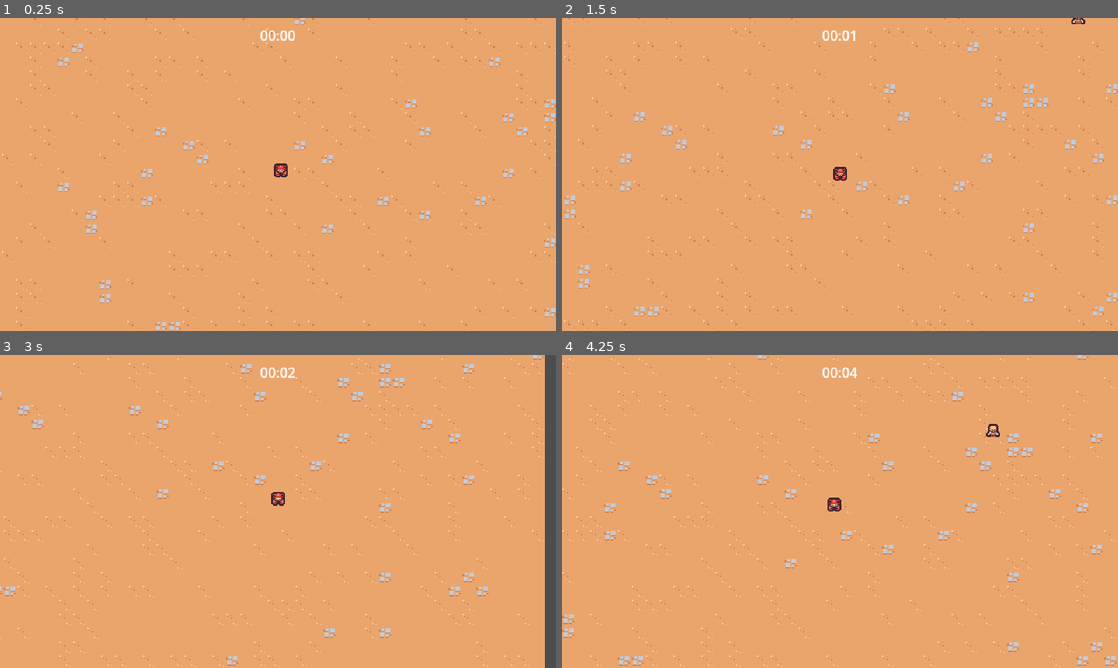
Above: before the commit, frames 1-4 (two rows, left to right).
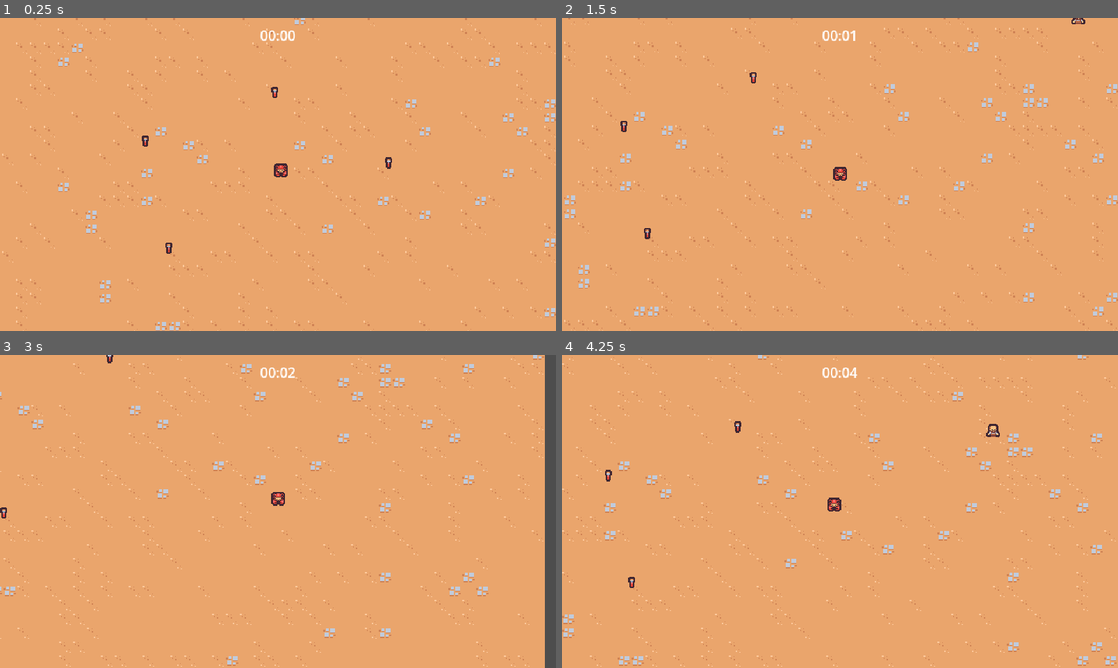
Above: after the commit, the same moments.

Repository: Dommss/2DSurvivorsCourse
Game: Godot game, scene res://scenes/main/main.tscn
Two runs of this game, one before a commit and one after it. Both use one fixed random seed, a clock stepped at 60 frames per second and the inputs below.
Inputs:
- Up to frame 1 (0.25 s): no input
- Up to frame 2 (1.5 s): hold D (move_right) 0.53-1.28 s; hold S (move_down) from 1.28 s (still down)
- Up to frame 3 (3 s): release S (move_down) at 2.03 s; hold D (move_right) 2.03-2.78 s; hold W (move_up) from 2.78 s (still down)
- Up to frame 4 (4.25 s): release W (move_up) at 3.53 s; hold A (move_left) from 3.53 s (still down)

The runs differ from the first frame. In frame 1, 0.1% of the frame differs, in the area x 25-71%, y 22-76%; in frame 2, 0.1%; in frame 3, less than 0.1%; in frame 4, 0.1%.

Commit message:
created an experience scene and rearranged files

Diff:
--- a/project.godot
+++ b/project.godot
@@ -64,6 +64,7 @@
 2d_physics/layer_2="Player"
 2d_physics/layer_3="Enemy"
 2d_physics/layer_4="EnemyCollision"
+2d_physics/layer_5="PlayerPickup"
 
 [rendering]
 
--- a/scenes/basic_enemy/basic_enemy.tscn
+++ b/scenes/game_object/basic_enemy/basic_enemy.tscn
@@ -1,7 +1,7 @@
 [gd_scene load_steps=5 format=3 uid="uid://bxrctd0t8c87u"]
 
-[ext_resource type="Script" path="res://scenes/basic_enemy/basic_enemy.gd" id="1_4ohv3"]
-[ext_resource type="Texture2D" uid="uid://c0ncfcv3wbgi7" path="res://scenes/basic_enemy/basic_enemy.png" id="2_7dm06"]
+[ext_resource type="Script" path="res://scenes/game_object/basic_enemy/basic_enemy.gd" id="1_4ohv3"]
+[ext_resource type="Texture2D" uid="uid://c0ncfcv3wbgi7" path="res://scenes/game_object/basic_enemy/basic_enemy.png" id="2_7dm06"]
 
 [sub_resource type="CircleShape2D" id="CircleShape2D_6oxqh"]
 
--- /dev/null
+++ b/scenes/game_object/crab_juice_experience/crab_juice_experience.gd
@@ -0,0 +1,9 @@
+extends Node2D
+
+
+func _ready():
+	$Area2D.area_entered.connect(on_area_entered)
+
+
+func on_area_entered(other_area: Area2D):
+	queue_free()
--- /dev/null
+++ b/scenes/game_object/crab_juice_experience/crab_juice_experience.tscn
@@ -0,0 +1,22 @@
+[gd_scene load_steps=4 format=3 uid="uid://cywssh3fai2r5"]
+
+[ext_resource type="Script" path="res://scenes/game_object/crab_juice_experience/crab_juice_experience.gd" id="1_pbeeq"]
+[ext_resource type="Texture2D" uid="uid://xvfigrudhqdc" path="res://scenes/game_object/crab_juice_experience/crab_juice_exp.png" id="1_shrkm"]
+
+[sub_resource type="CircleShape2D" id="CircleShape2D_apnhr"]
+radius = 12.0
+
+[node name="CrabJuiceExperience" type="Node2D"]
+script = ExtResource("1_pbeeq")
+
+[node name="Area2D" type="Area2D" parent="."]
+collision_layer = 0
+collision_mask = 16
+
+[node name="CollisionShape2D" type="CollisionShape2D" parent="Area2D"]
+position = Vector2(0, -6)
+shape = SubResource("CircleShape2D_apnhr")
+
+[node name="Sprite2D" type="Sprite2D" parent="."]
+texture = ExtResource("1_shrkm")
+offset = Vector2(0, -7)
--- a/scenes/game_camera/game_camera.tscn
+++ b/scenes/game_object/game_camera/game_camera.tscn
@@ -1,6 +1,6 @@
 [gd_scene load_steps=2 format=3 uid="uid://dmvi8u22dibgq"]
 
-[ext_resource type="Script" path="res://scenes/game_camera/game_camera.gd" id="1_ebjb5"]
+[ext_resource type="Script" path="res://scenes/game_object/game_camera/game_camera.gd" id="1_ebjb5"]
 
 [node name="GameCamera" type="Camera2D"]
 script = ExtResource("1_ebjb5")
--- a/scenes/player/player.tscn
+++ b/scenes/game_object/player/player.tscn
@@ -1,8 +1,11 @@
-[gd_scene load_steps=5 format=3 uid="uid://c2jkcj4oxsdw2"]
+[gd_scene load_steps=6 format=3 uid="uid://c2jkcj4oxsdw2"]
 
-[ext_resource type="Texture2D" uid="uid://bgfqfmjun7jj3" path="res://scenes/player/player.png" id="1_14a3t"]
-[ext_resource type="Script" path="res://scenes/player/player.gd" id="1_waq45"]
+[ext_resource type="Texture2D" uid="uid://bgfqfmjun7jj3" path="res://scenes/game_object/player/player.png" id="1_14a3t"]
+[ext_resource type="Script" path="res://scenes/game_object/player/player.gd" id="1_waq45"]
 [ext_resource type="PackedScene" uid="uid://7bukqqyk32d6" path="res://scenes/ability/sword_ability_controller/sword_ability_controller.tscn" id="2_8dnqx"]
+
+[sub_resource type="CircleShape2D" id="CircleShape2D_jkljq"]
+radius = 32.0
 
 [sub_resource type="CircleShape2D" id="CircleShape2D_4m5lt"]
 radius = 8.0
@@ -16,6 +19,14 @@
 
 [node name="SwordAbilityController" parent="AbilityManager" instance=ExtResource("2_8dnqx")]
 
+[node name="Area2D" type="Area2D" parent="."]
+collision_layer = 16
+collision_mask = 0
+
+[node name="CollisionShape2D" type="CollisionShape2D" parent="Area2D"]
+position = Vector2(0, -8)
+shape = SubResource("CircleShape2D_jkljq")
+
 [node name="Sprite2D" type="Sprite2D" parent="."]
 texture = ExtResource("1_14a3t")
 offset = Vector2(0, -8)
--- a/scenes/main/main.tscn
+++ b/scenes/main/main.tscn
@@ -1,11 +1,12 @@
-[gd_scene load_steps=7 format=3 uid="uid://br6ltvfygvksh"]
+[gd_scene load_steps=8 format=3 uid="uid://br6ltvfygvksh"]
 
 [ext_resource type="PackedScene" uid="uid://dod467nj3ao68" path="res://scenes/manager/enemy_manager.tscn" id="1_bik3w"]
-[ext_resource type="PackedScene" uid="uid://c2jkcj4oxsdw2" path="res://scenes/player/player.tscn" id="1_gdhny"]
+[ext_resource type="PackedScene" uid="uid://c2jkcj4oxsdw2" path="res://scenes/game_object/player/player.tscn" id="1_gdhny"]
 [ext_resource type="PackedScene" uid="uid://chulplxyvfpbg" path="res://scenes/UI/arena_time_ui.tscn" id="1_ptkqy"]
 [ext_resource type="TileSet" uid="uid://c1fbdngxwpo85" path="res://resources/tileset.tres" id="1_vnbna"]
-[ext_resource type="PackedScene" uid="uid://dmvi8u22dibgq" path="res://scenes/game_camera/game_camera.tscn" id="1_y277b"]
+[ext_resource type="PackedScene" uid="uid://dmvi8u22dibgq" path="res://scenes/game_object/game_camera/game_camera.tscn" id="1_y277b"]
 [ext_resource type="PackedScene" uid="uid://ce645uha2708h" path="res://scenes/manager/arena_time_manager.tscn" id="2_v3yhp"]
+[ext_resource type="PackedScene" uid="uid://cywssh3fai2r5" path="res://scenes/game_object/crab_juice_experience/crab_juice_experience.tscn" id="7_68j0b"]
 
 [node name="Main" type="Node"]
 
@@ -25,3 +26,15 @@
 
 [node name="Player" parent="." instance=ExtResource("1_gdhny")]
 position = Vector2(498, 397)
+
+[node name="CrabJuiceExperience" parent="." instance=ExtResource("7_68j0b")]
+position = Vector2(369, 485)
+
+[node name="CrabJuiceExperience2" parent="." instance=ExtResource("7_68j0b")]
+position = Vector2(342, 362)
+
+[node name="CrabJuiceExperience3" parent="." instance=ExtResource("7_68j0b")]
+position = Vector2(491, 306)
+
+[node name="CrabJuiceExperience4" parent="." instance=ExtResource("7_68j0b")]
+position = Vector2(622, 387)
--- a/scenes/manager/enemy_manager.tscn
+++ b/scenes/manager/enemy_manager.tscn
@@ -1,7 +1,7 @@
 [gd_scene load_steps=3 format=3 uid="uid://dod467nj3ao68"]
 
 [ext_resource type="Script" path="res://scenes/manager/enemy_manager.gd" id="1_fb60h"]
-[ext_resource type="PackedScene" uid="uid://bxrctd0t8c87u" path="res://scenes/basic_enemy/basic_enemy.tscn" id="2_daxe1"]
+[ext_resource type="PackedScene" uid="uid://bxrctd0t8c87u" path="res://scenes/game_object/basic_enemy/basic_enemy.tscn" id="2_daxe1"]
 
 [node name="EnemyManager" type="Node"]
 script = ExtResource("1_fb60h")
Renamed: scenes/basic_enemy/basic_enemy.gd -> scenes/game_object/basic_enemy/basic_enemy.gd
Renamed: scenes/basic_enemy/basic_enemy.png -> scenes/game_object/basic_enemy/basic_enemy.png
Not shown, added: scenes/game_object/basic_enemy/basic_enemy.png.import
Binary file added: scenes/game_object/crab_juice_experience/crab_juice_exp.png
Not shown, changed: scenes/game_object/crab_juice_experience/crab_juice_exp.png.import
Renamed: scenes/game_camera/game_camera.gd -> scenes/game_object/game_camera/game_camera.gd
Renamed: scenes/player/player.gd -> scenes/game_object/player/player.gd
Renamed: scenes/player/player.png -> scenes/game_object/player/player.png
Not shown, changed: scenes/game_object/player/player.png.import
